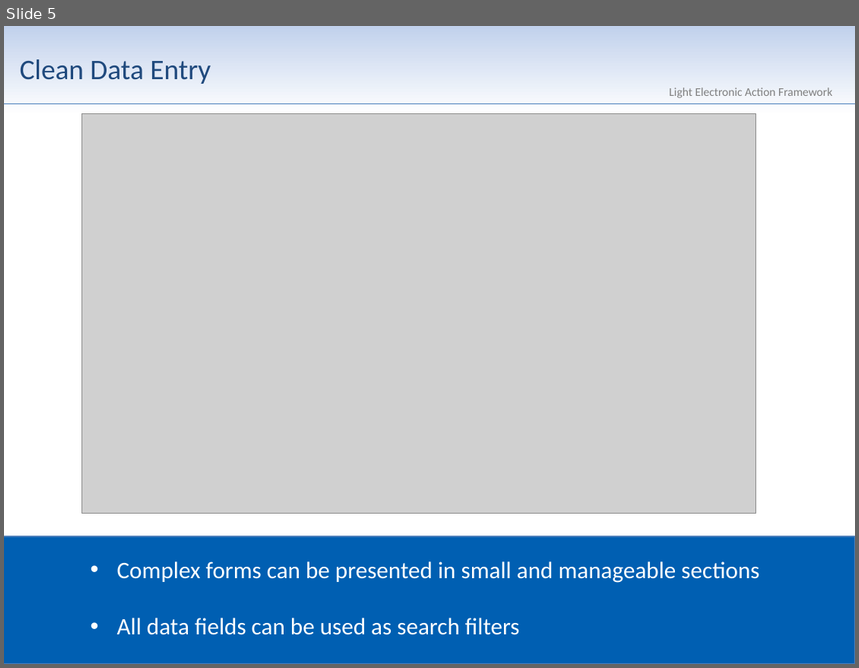
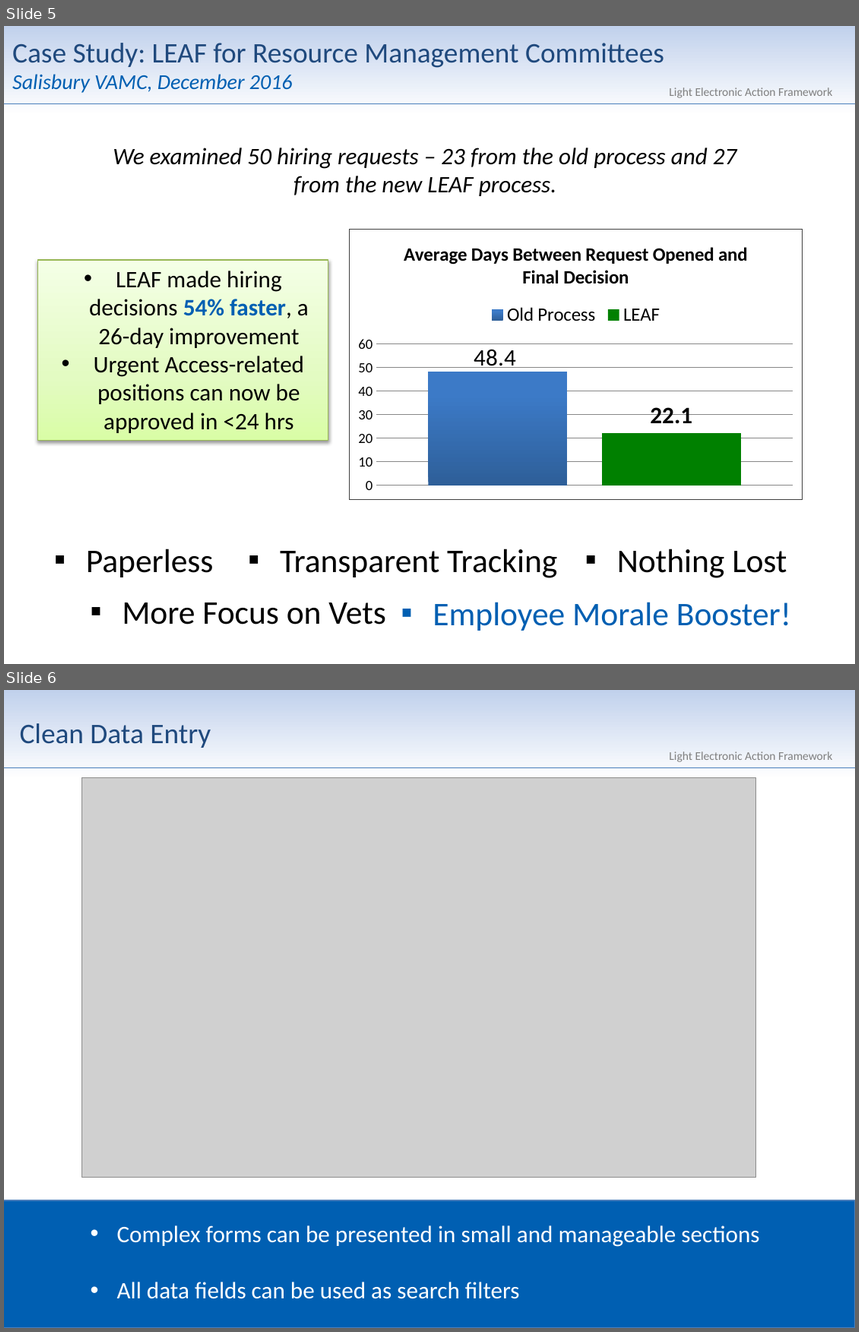
Before and after one commit to department-of-veterans-affairs/LEAF, a slide deck: Documentation/LEAF_Product_Overview.pptx. Shown one above the other, each under a label of ours: slide 5 before the commit, slides 5 and 6 after it. The pictures are 859x668 and 859x1332 pixels, drawn with LibreOffice and Linux fonts; fonts in the diff are those of the drawing; grey boxes stand for pictures; background and template pictures are left out. Boxes give left, top, right and bottom in pixels: in the first picture for what was removed or moved away, otherwise in the second. Text is boxed around its words. In the diff, an @@ line names an element or a change of style, - is before the commit and + after.

```diff
--- a/Documentation/LEAF_Product_Overview.pptx
+++ b/Documentation/LEAF_Product_Overview.pptx
@@ slide 5 added at (4, 26, 855, 664), background gradient #9AB5E4 to #C2D1ED to #FFFFFF; not listed: 2 template elements that a slide beside it also shows @@
@@ title added at (12, 43, 664, 93), 24 pt, text #1F497D @@
+Case Study: LEAF for Resource Management Committees
+Salisbury VAMC, December 2016
@@ text added at (113, 148, 737, 196), 20 pt, text #000000, italic @@
+We examined 50 hiring requests – 23 from the old process and 27 from the new LEAF process.
@@ column chart added at (350, 230, 803, 500) @@
+title "Average Days Between Request Opened and Final Decision"
+categories: 1
+Old Process: 48.4
+LEAF: 22.1
@@ rectangle added at (37, 260, 329, 440), fill gradient #DAFDA7 to #E4FCC2 to #F5FFE7, outline #98B955 0.75 pt, 20 pt, text #000000 @@
+• LEAF made hiring decisions 54% faster, a 26-day improvement
+• Urgent Access-related positions can now be approved in <24 hrs
@@ text added at (86, 549, 214, 578), 28 pt, text #000000 @@
+▪ Paperless
@@ text added at (280, 549, 557, 579), 28 pt, text #000000 @@
+▪ Transparent Tracking
@@ text added at (617, 549, 787, 579), 28 pt, text #000000 @@
+▪ Nothing Lost
@@ text added at (122, 603, 386, 625), 28 pt, text #000000 @@
+▪ More Focus on Vets
@@ text added at (433, 602, 791, 631), 28 pt, text #005FB2 @@
+▪ Employee Morale Booster!
@@ what was slide 5 is now slide 6 @@
```
Also in this commit, not shown: 5 slides changed, 2 other slides added, 1 slide removed.
